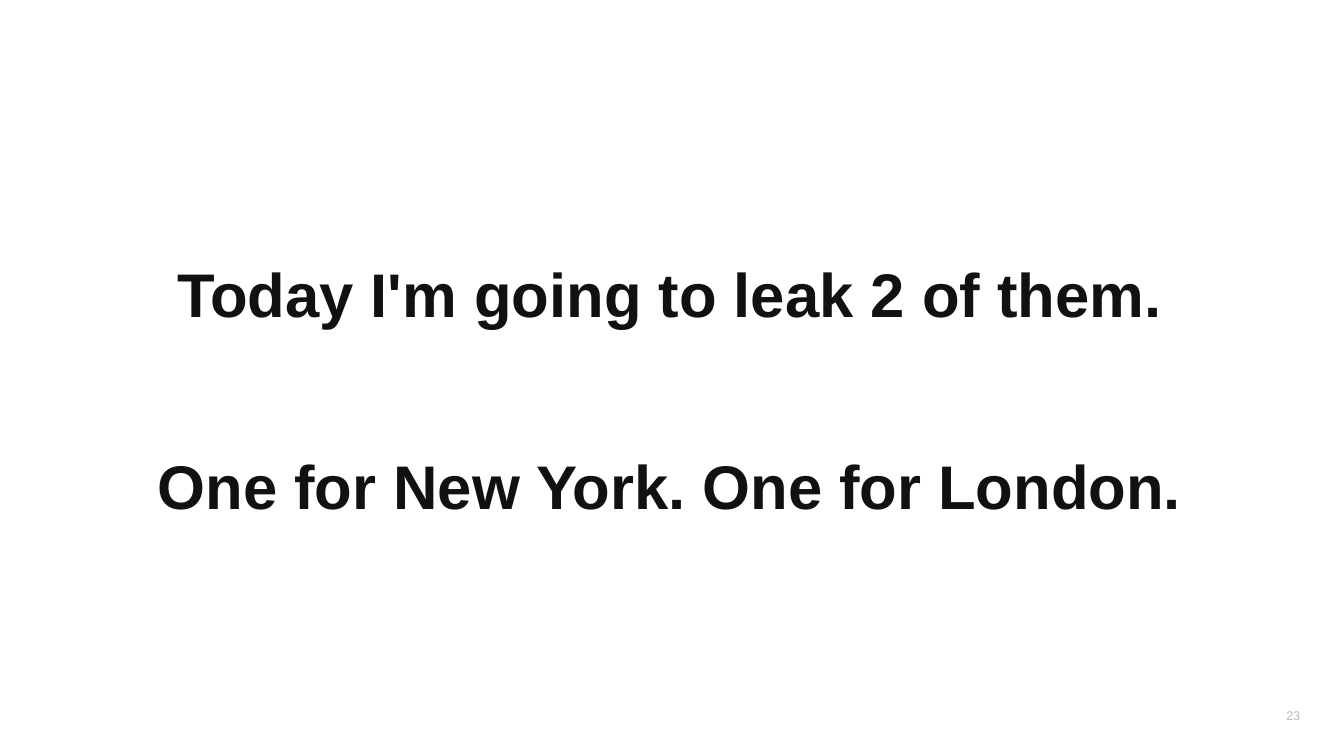
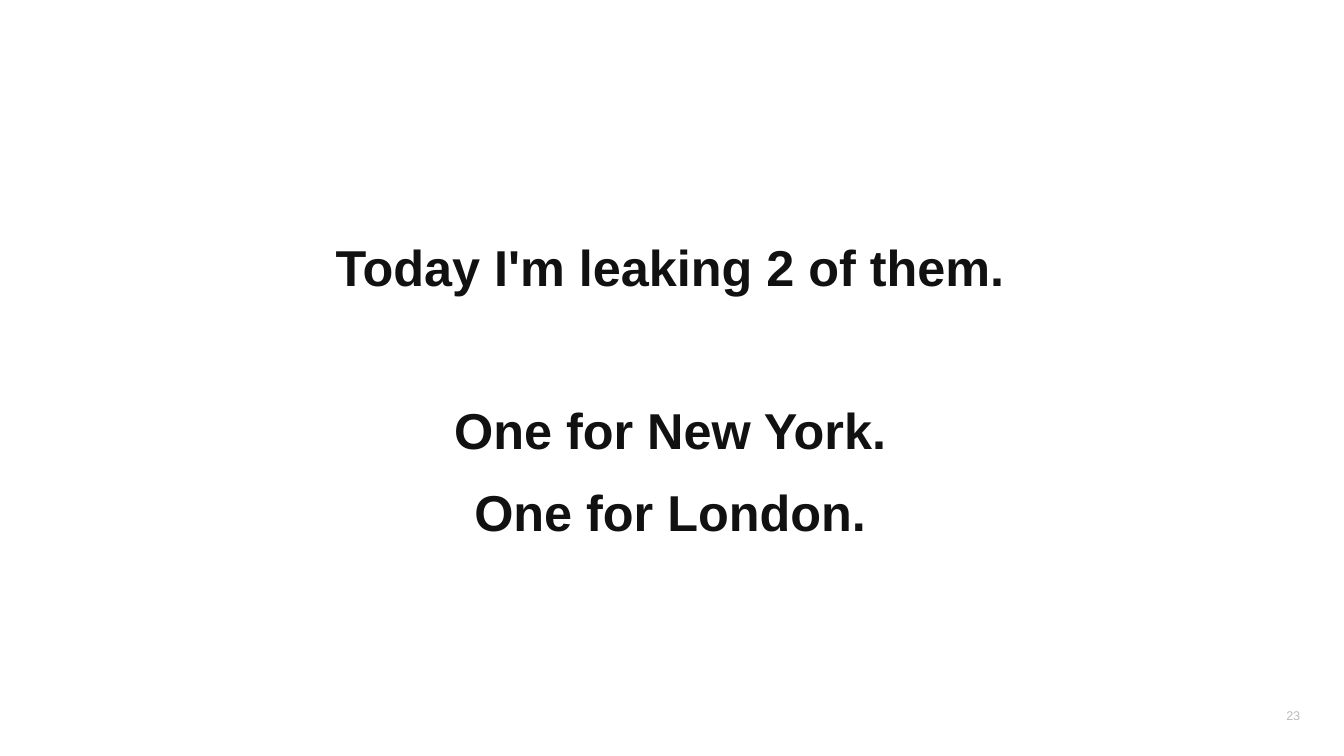
Before and after one commit to heikstepo/webinar-tracking, a slide deck: slide 23 of webinar-rauf/23-DTR-content-section-internal.pptx. Drawn at 1344x756 pixels with LibreOffice and Linux fonts; fonts in the diff are those of the drawing. Boxes give left, top, right and bottom in pixels: in the first picture for what was removed or moved away, otherwise in the second. Text is boxed around its words. In the diff, an @@ line names an element or a change of style, - is before the commit and + after.

```diff
--- a/webinar-rauf/23-DTR-content-section-internal.pptx
+++ b/webinar-rauf/23-DTR-content-section-internal.pptx
@@ text at bbox=[336, 249, 1004, 532]: text changed; size 44 to 36 pt @@
-Today I'm going to leak 2 of them.
-One for New York. One for London.
+Today I'm leaking 2 of them.
+One for New York.
+One for London.
```
Also in this commit, not shown: 250 other slides changed, 13 slides added, 4 slides removed, 2 other files.
